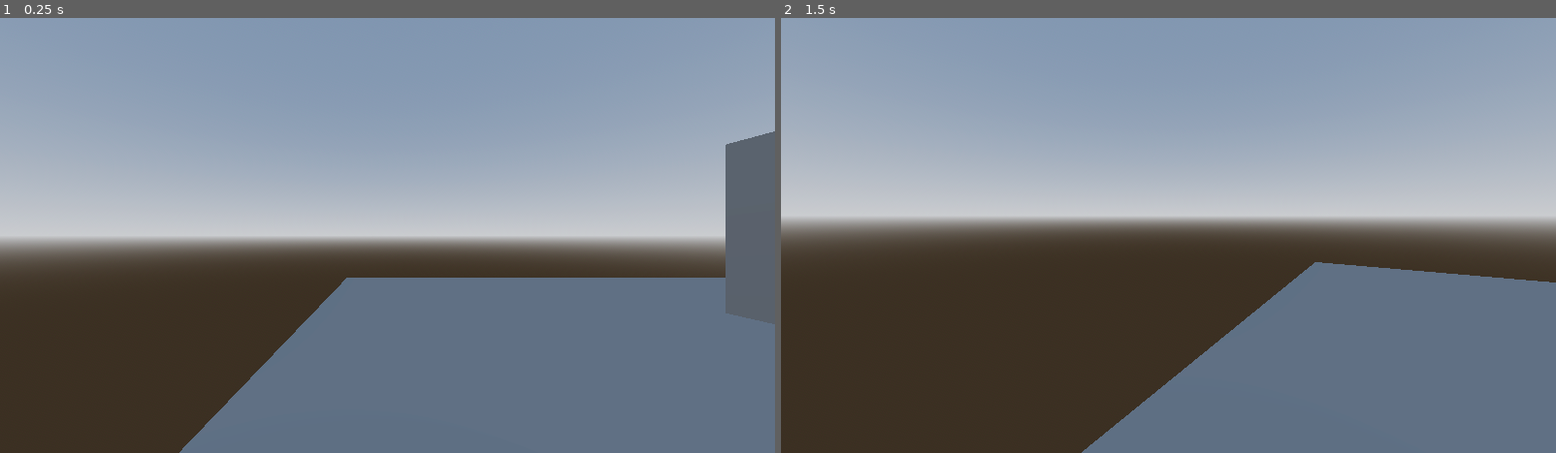
Above: before the commit, frames 1-2 (left to right).
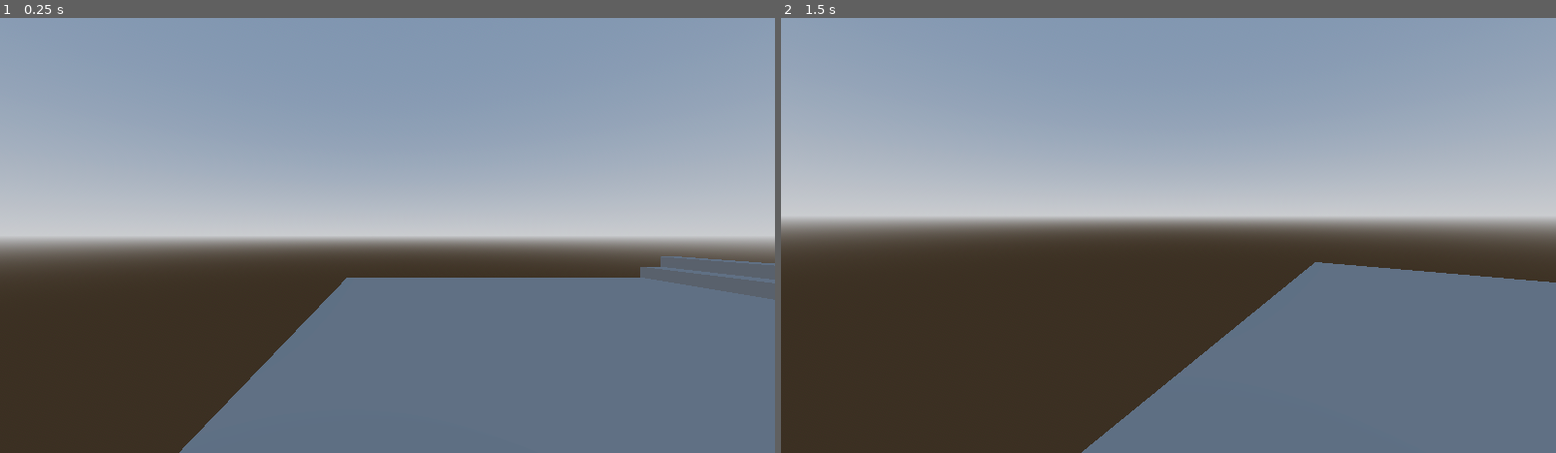
Above: after the commit, the same moments.

Repository: slaw1223/FirstGodotGame
Game: Godot game, scene res://main.tscn
The game is run twice, just before and just after one commit, with the same random seed, the same clock (stepped at 60 frames per second) and the same inputs.
Inputs (mouse positions are in pixels of both pictures, inside the frame that each line leads up to):
- Up to frame 1 (0.25 s): no input
- Up to frame 2 (1.5 s): tap Enter (ui_accept) at 0.5, 0.77, 1.25 s; move the mouse to (1339, 213) at 0.52 s; hold Right (ui_right) 0.53-1.28 s; click (1339, 213) at 0.67 s; move the mouse to (1129, 235) at 1.27 s; hold Up (ui_up) from 1.28 s (still down)

The runs differ from the first frame. In frame 1, 2.5% of the frame differs, in the area x 82-100%, y 26-71%; in frame 2, nothing differs.

Commit message:
fdgrf
drfgh

Diff:
--- a/main.tscn
+++ b/main.tscn
@@ -41,5 +41,13 @@
 size = Vector3(12, 5, 2)
 
 [node name="CSGBox3D5" type="CSGBox3D" parent="." unique_id=348306312]
-transform = Transform3D(1, 0, 0, 0, 1, 0, 0, 0, 1, 9, 2, 0)
-size = Vector3(12, 5, 2)
+transform = Transform3D(1, 0, 0, 0, 1, 0, 0, 0, 1, 10.5, 2, 0)
+size = Vector3(9, 5, 2)
+
+[node name="CSGBox3D6" type="CSGBox3D" parent="." unique_id=601434053]
+transform = Transform3D(1, 0, 0, 0, 1, 0, 0, 0, 1, 7.5, 0, -4)
+size = Vector3(2, 1, 7)
+
+[node name="CSGBox3D7" type="CSGBox3D" parent="." unique_id=1728775526]
+transform = Transform3D(1, 0, 0, 0, 1, 0, 0, 0, 1, 8, 0.4959259, -4)
+size = Vector3(1, 1, 7)
